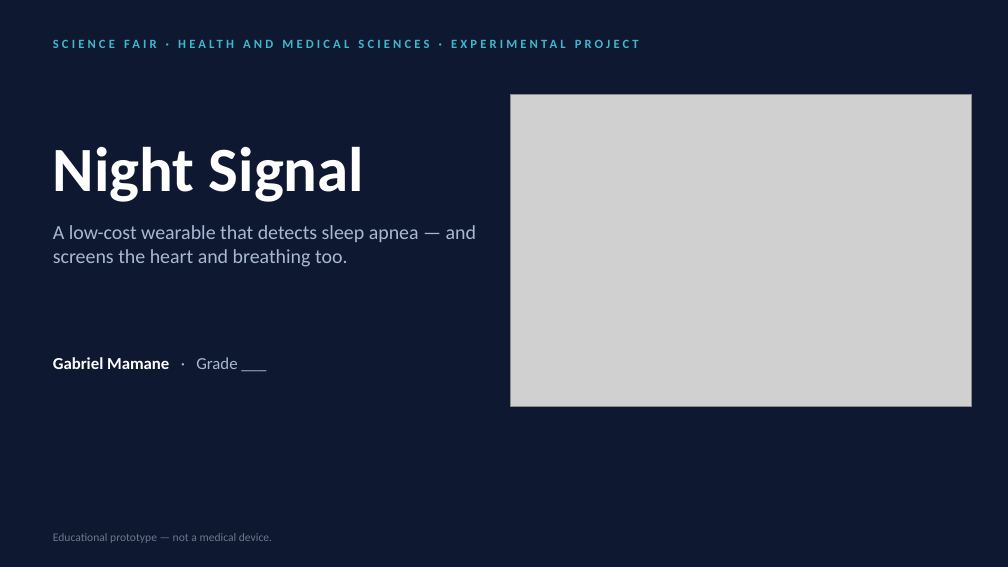
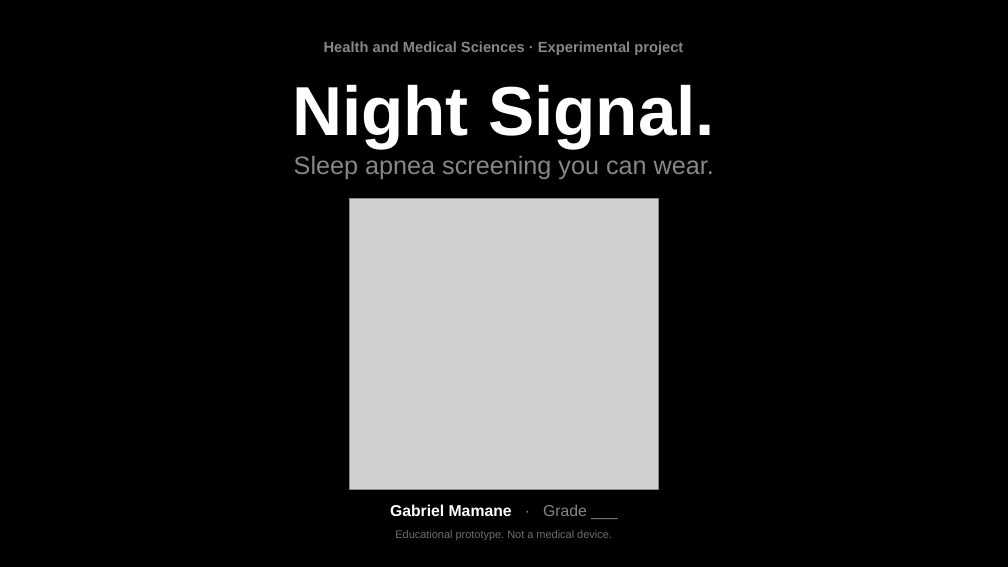
Before and after one commit to gabrielamamanestudent-wq/teetomivV2, a slide deck: slide 1 of science-fair/night-signal/Night_Signal_Presentation.pptx. Drawn at 1008x567 pixels with LibreOffice and Linux fonts; fonts in the diff are those of the drawing; grey boxes stand for pictures. Boxes give left, top, right and bottom in pixels: in the first picture for what was removed or moved away, otherwise in the second. Text is boxed around its words. In the diff, an @@ line names an element or a change of style, - is before the commit and + after.

```diff
--- a/science-fair/night-signal/Night_Signal_Presentation.pptx
+++ b/science-fair/night-signal/Night_Signal_Presentation.pptx
@@ background #0E1830 to #000000 @@
@@ vertical alignment middle to top in 3 elements at (x1=395, y1=530, x2=612, y2=540), (x1=292, y1=84, x2=715, y2=148), (x1=324, y1=41, x2=683, y2=55) @@
@@ text at (x1=324, y1=41, x2=683, y2=55): text changed; size 12 to 14 pt; font Calibri to Arial; text colour #3FB8CC to #86868B @@
-SCIENCE FAIR · HEALTH AND MEDICAL SCIENCES · EXPERIMENTAL PROJECT
+Health and Medical Sciences · Experimental project
@@ text at (x1=292, y1=84, x2=715, y2=148): text changed; size 60 to 66 pt; font Calibri to Arial @@
-Night Signal
+Night Signal.
@@ picture removed at (x1=510, y1=95, x2=972, y2=407) @@
@@ text at (x1=294, y1=156, x2=714, y2=179): text changed; size 19 to 24 pt; font Calibri to Arial; text colour #A9B8D2 to #86868B @@
-A low-cost wearable that detects sleep apnea — and screens the heart and breathing too.
+Sleep apnea screening you can wear.
@@ picture added at (x1=350, y1=198, x2=659, y2=489) @@
@@ text "Gabriel Mamane · Grade ___" moved from (x1=53, y1=357, x2=237, y2=369) to (x1=390, y1=504, x2=587, y2=516) @@
@@ text "Gabriel Mamane · Grade ___" at (x1=390, y1=504, x2=587, y2=516): size 16 to 15 pt, font Calibri to Arial; text colour #A9B8D2 to #86868B in "· Grade ___"; alignment left to centre; vertical alignment middle to top @@
@@ text at (x1=395, y1=530, x2=612, y2=540): text changed; size 11 to 10.5 pt; font Calibri to Arial; text colour #6B7889 to #6E6E73 @@
-Educational prototype — not a medical device.
+Educational prototype. Not a medical device.
```
Also in this commit, not shown: 18 other slides changed, 7 other files.
